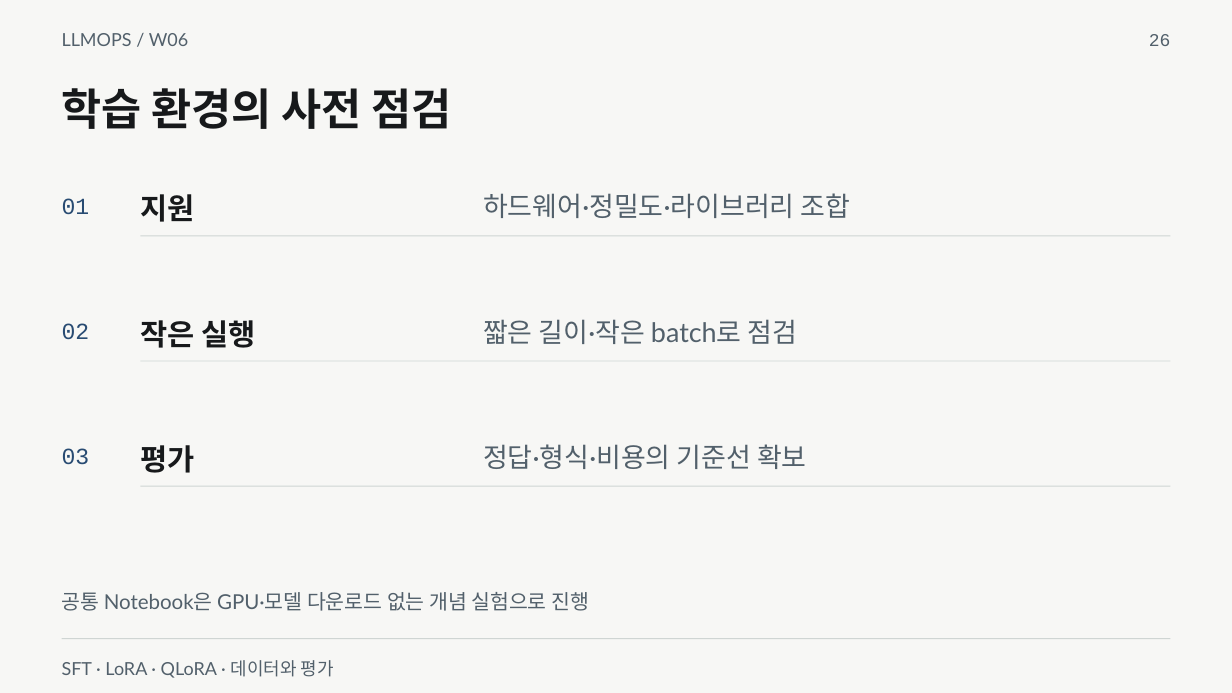
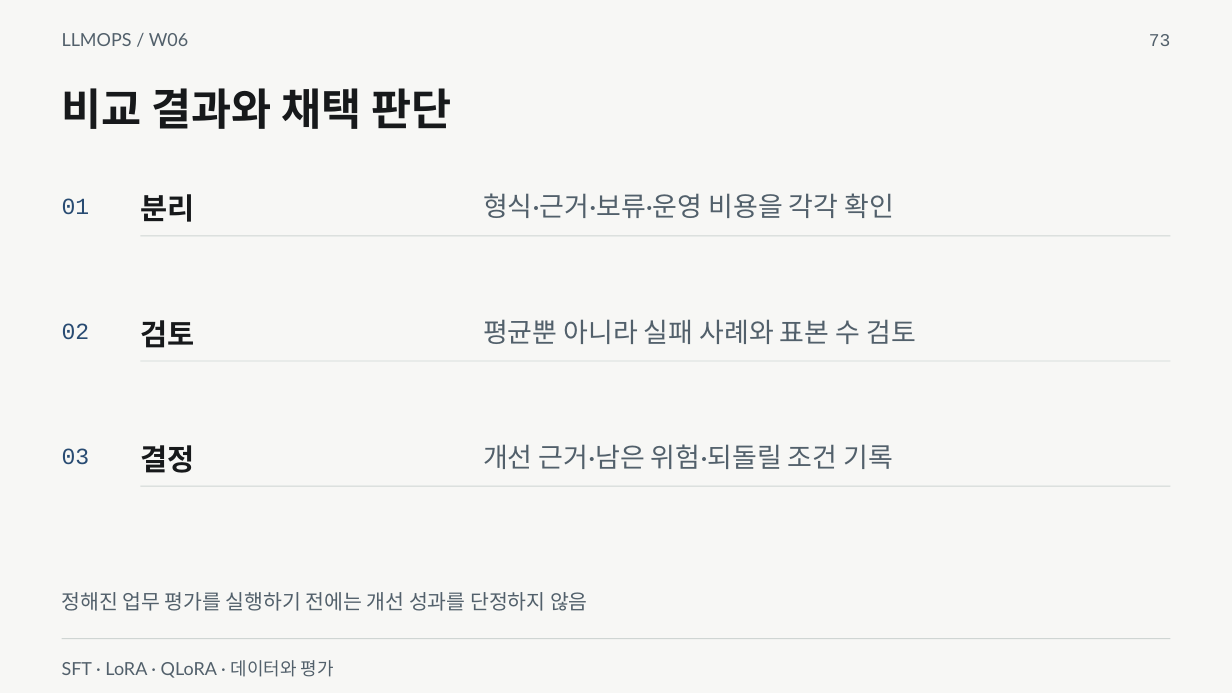
Before and after one commit to smilesjcha/llmops-16week, a slide deck: slide 73 of week06/lecture/06_week6_sft_lora_reference.pptx (slide 26 before the commit). Drawn at 1232x693 pixels with LibreOffice and Linux fonts; fonts in the diff are those of the drawing. Boxes give left, top, right and bottom in pixels: in the first picture for what was removed or moved away, otherwise in the second. Text is boxed around its words. In the diff, an @@ line names an element or a change of style, - is before the commit and + after.

```diff
--- a/week06/lecture/06_week6_sft_lora_reference.pptx
+++ b/week06/lecture/06_week6_sft_lora_reference.pptx
@@ text at (1149, 34, 1171, 46): text changed @@
-26
+73
@@ text at (62, 88, 452, 129): text changed @@
-학습 환경의 사전 점검
+비교 결과와 채택 판단
@@ text at (140, 194, 194, 222): text changed @@
-지원
+분리
@@ text at (483, 193, 895, 218): text changed @@
-하드웨어·정밀도·라이브러리 조합
+형식·근거·보류·운영 비용을 각각 확인
@@ text at (140, 320, 194, 348): text changed @@
-작은 실행
+검토
@@ text at (483, 319, 916, 344): text changed @@
-짧은 길이·작은 batch로 점검
+평균뿐 아니라 실패 사례와 표본 수 검토
@@ text at (140, 445, 194, 473): text changed @@
-평가
+결정
@@ text at (483, 444, 894, 469): text changed @@
-정답·형식·비용의 기준선 확보
+개선 근거·남은 위험·되돌릴 조건 기록
@@ text at (62, 592, 588, 611): text changed @@
-공통 Notebook은 GPU·모델 다운로드 없는 개념 실험으로 진행
+정해진 업무 평가를 실행하기 전에는 개선 성과를 단정하지 않음
```
Also in this commit, not shown: 31 other slides changed, 44 slides added, 18 other files.
